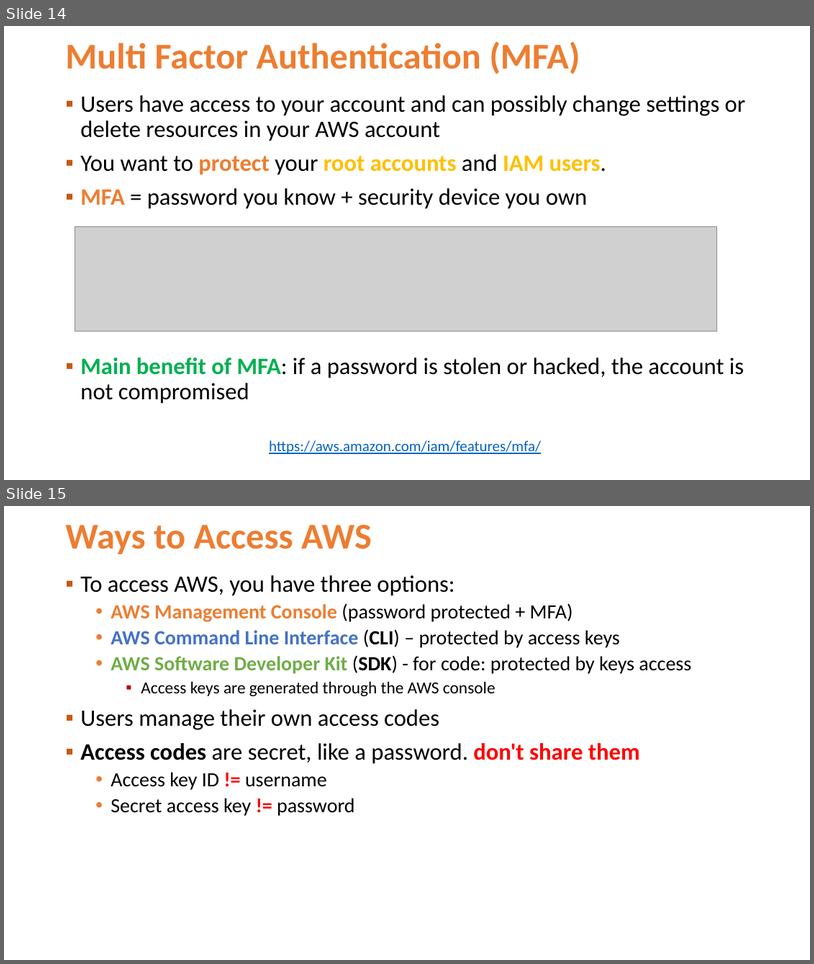
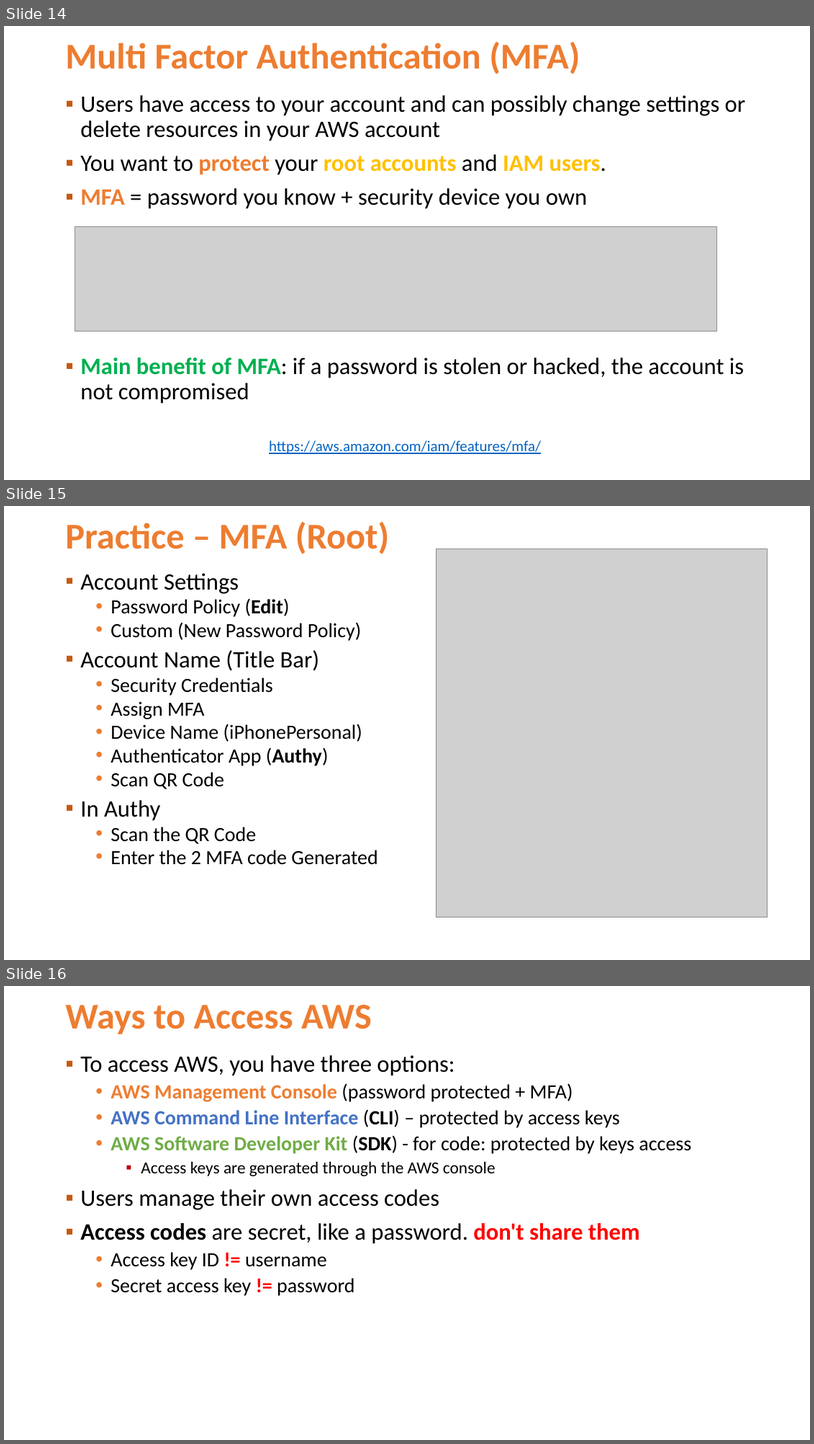
Before and after one commit to Jucer74/ArchitectureMaster, a slide deck: Classes/04-IAM-IdentityandAccessManagement/ArchitectureMaster-04-IAM-IdentityandAccessManagement.pptx. Shown one above the other, each under a label of ours: slides 14 and 15 before the commit, slides 14, 15 and 16 after it. The pictures are 814x964 and 814x1444 pixels, drawn with LibreOffice and Linux fonts; fonts in the diff are those of the drawing; grey boxes stand for pictures; background and template pictures are left out. Boxes give left, top, right and bottom in pixels: in the first picture for what was removed or moved away, otherwise in the second. Text is boxed around its words. In the diff, an @@ line names an element or a change of style, - is before the commit and + after.

```diff
--- a/Classes/04-IAM-IdentityandAccessManagement/ArchitectureMaster-04-IAM-IdentityandAccessManagement.pptx
+++ b/Classes/04-IAM-IdentityandAccessManagement/ArchitectureMaster-04-IAM-IdentityandAccessManagement.pptx
@@ slide 15 added at <box>4,506,810,960</box>, background #FFFFFF @@
@@ title added at <box>65,522,389,554</box>, 43.2 pt, text #ED7D31, bold @@
+Practice – MFA (Root)
@@ picture added at <box>437,548,767,917</box> @@
@@ text added at <box>80,573,378,865</box>, 24 pt, text #000000 @@
+▪ Account Settings
+  • Password Policy (Edit)
+  • Custom (New Password Policy)
+▪ Account Name (Title Bar)
+  • Security Credentials
+  • Assign MFA
+  • Device Name (iPhonePersonal)
+  • Authenticator App (Authy)
+  • Scan QR Code
+▪ In Authy
+  • Scan the QR Code
+  • Enter the 2 MFA code Generated
@@ what was slide 15 is now slide 16 @@
```
